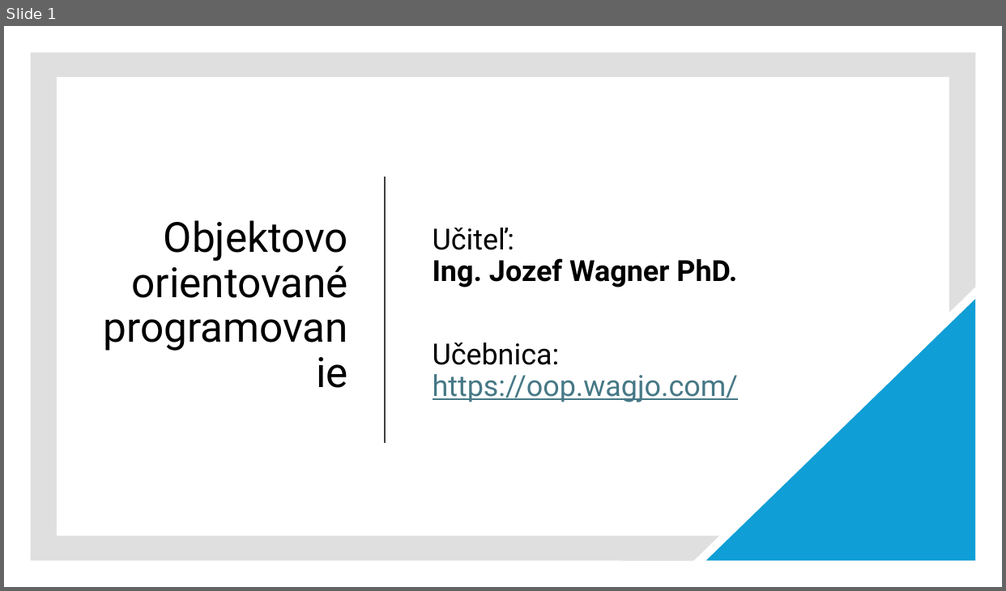
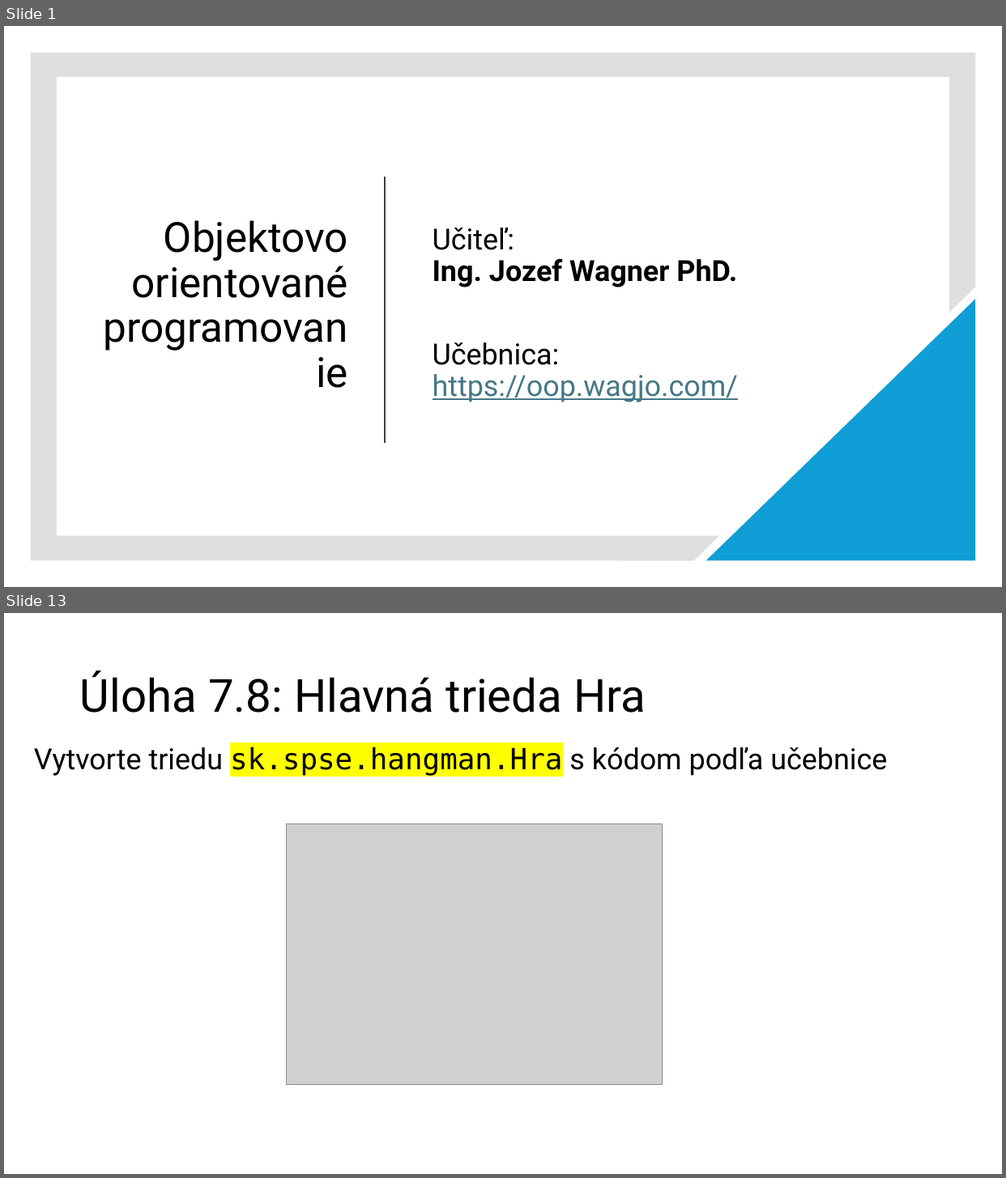
Before and after one commit to wagjo/oop, a slide deck: prezentacie/c08w.pptx. Shown one above the other, each under a label of ours: slide 1 before the commit, slides 1 and 13 after it; the slides between them are not shown. The pictures are 1006x591 and 1006x1178 pixels, drawn with LibreOffice and Linux fonts; fonts in the diff are those of the drawing; grey boxes stand for pictures. Boxes give left, top, right and bottom in pixels: in the first picture for what was removed or moved away, otherwise in the second. Text is boxed around its words. In the diff, an @@ line names an element or a change of style, - is before the commit and + after.

```diff
--- a/prezentacie/c08w.pptx
+++ b/prezentacie/c08w.pptx
@@ slide 13 added at (x1=4, y1=613, x2=1002, y2=1174), background #FFFFFF @@
@@ title added at (x1=80, y1=671, x2=646, y2=713), 44 pt, text #000000 @@
+Úloha 7.8: Hlavná trieda Hra
@@ text added at (x1=34, y1=747, x2=887, y2=776), 28 pt, text #000000 @@
+Vytvorte triedu sk.spse.hangman.Hra s kódom podľa učebnice
@@ picture added at (x1=287, y1=824, x2=663, y2=1084) @@
```
Also in this commit, not shown: 4 slides changed, 7 other slides added, 7 slides removed, 6 other files.
